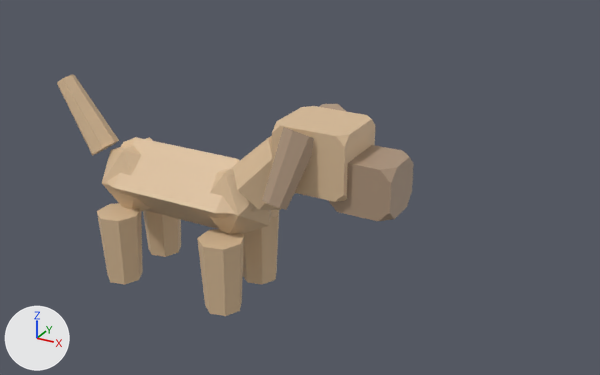
Two versions of the glTF model public/studio/v2.15.0/d_dog/model.glb, one commit apart.
One viewpoint serves both versions: a 50 mm lens placed at (4.52, -5.95, 4.21), pointed at (1.15, 0.17, 1.16). Every picture has the same lights, and +X, +Y and +Z are marked at lower left. The picture after the commit comes second. Where no turn or scale is listed for an object, it has been applied to the vertices.

The first picture shows 'part0', 'part1', 'part10', 'part11', 'part12', 'part2', 'part3', 'part4', 'part5', 'part6', 'part7', 'part8', 'part9'.
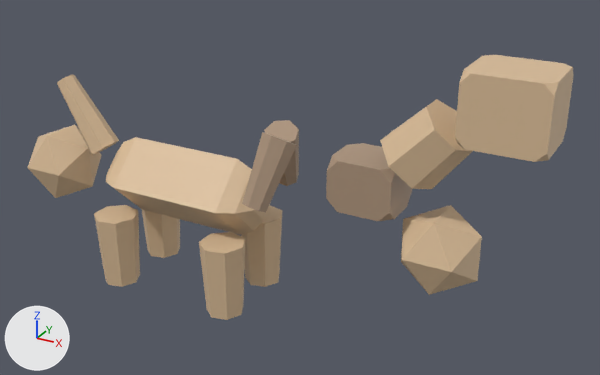
Pixel boxes [x1, y1, x2, y2] of what changed, in the pictures (600 x 375 px):
'part4', moved: before [272, 106, 375, 202]; after [455, 55, 574, 162]
'part2', moved: before [209, 168, 271, 234]; after [401, 205, 482, 295]
'part3', moved: before [233, 136, 295, 210]; after [380, 99, 473, 189]
'part1', moved: before [102, 137, 153, 211]; after [27, 125, 102, 198]
'part7', moved: before [262, 127, 314, 210]; after [242, 132, 297, 213]
'part10', moved: before [197, 229, 244, 316]; after [199, 232, 245, 320]
'part12', moved: before [97, 203, 143, 285]; after [94, 205, 140, 287]
'part6', moved (mostly hidden before): before [319, 104, 346, 111]; after [264, 120, 299, 186]

The edits, one by one:
me_geometry_1 is used by ob_part1; location (0.0, 0.0, 0.0).
me_geometry_1 had 12 vertices, 20 faces and spanned x -0.929..-0.231, y -0.323..0.323, z 0.631..1.329.
me_geometry_1 now has 12 vertices, 20 faces and spans x -1.926..-1.228, y -0.323..0.323, z 0.597..1.294.
me_geometry_1 part 1: the whole mesh is moved by (-0.997, 0.0, -0.034).
me_geometry_2 is used by ob_part2; location (0.0, 0.0, 0.0).
me_geometry_2 had 12 vertices, 20 faces and spanned x 0.24..0.92, y -0.315..0.315, z 0.658..1.322.
me_geometry_2 now has 12 vertices, 20 faces and spans x 2.235..2.915, y -0.315..0.315, z 0.624..1.287.
me_geometry_2 part 2: the whole mesh is moved by (1.995, 0.0, -0.034).
me_geometry_3 is used by ob_part3; location (0.0, 0.0, 0.0).
me_geometry_3 had 16 vertices, 28 faces and spanned x 0.623..1.349, y -0.292..0.292, z 0.974..1.701.
me_geometry_3 now has 16 vertices, 28 faces and spans x 2.052..2.778, y -0.292..0.292, z 1.483..2.209.
me_geometry_3 part 3: the whole mesh is moved by (1.429, 0.0, 0.509).
me_geometry_4 is used by ob_part4; location (0.0, 0.0, 0.0).
me_geometry_4 had 24 vertices, 44 faces and spanned x 1.14..1.82, y -0.3..0.3, z 1.33..1.91.
me_geometry_4 now has 24 vertices, 44 faces and spans x 2.723..3.403, y -0.3..0.3, z 1.993..2.573.
me_geometry_4 part 4: the whole mesh is moved by (1.583, 0.0, 0.663).
me_geometry_6 is used by ob_part6; location (0.0, 0.0, 0.0).
me_geometry_6 had 16 vertices, 28 faces and spanned x 1.194..1.553, y 0.127..0.639, z 1.249..1.931.
me_geometry_6 now has 16 vertices, 28 faces and spans x 0.771..1.13, y 0.008..0.519, z 1.058..1.74.
me_geometry_6 part 5: the whole mesh is moved by (-0.423, -0.12, -0.191).
me_geometry_7 is used by ob_part7; location (0.0, 0.0, 0.0).
me_geometry_7 had 16 vertices, 28 faces and spanned x 1.194..1.553, y -0.639..-0.127, z 1.249..1.931.
me_geometry_7 now has 16 vertices, 28 faces and spans x 0.947..1.307, y -0.569..-0.058, z 1.138..1.82.
me_geometry_7 part 6: the whole mesh is moved by (-0.247, 0.07, -0.111).
me_geometry_10 is used by ob_part10; location (0.0, 0.0, 0.0).
me_geometry_10 had 16 vertices, 28 faces and spanned x 0.402..0.82, y -0.544..-0.116, z 0.0..0.72.
me_geometry_10 now has 16 vertices, 28 faces and spans x 0.428..0.846, y -0.559..-0.13, z -0.027..0.693.
me_geometry_10 part 7: the whole mesh is moved by (0.026, -0.014, -0.027).
me_geometry_12 is used by ob_part12; location (0.0, 0.0, 0.0).
me_geometry_12 had 16 vertices, 28 faces and spanned x -0.798..-0.38, y -0.544..-0.116, z 0.0..0.72.
me_geometry_12 now has 16 vertices, 28 faces and spans x -0.824..-0.406, y -0.559..-0.13, z -0.027..0.693.
me_geometry_12 part 8: the whole mesh is moved by (-0.026, -0.014, -0.027).
